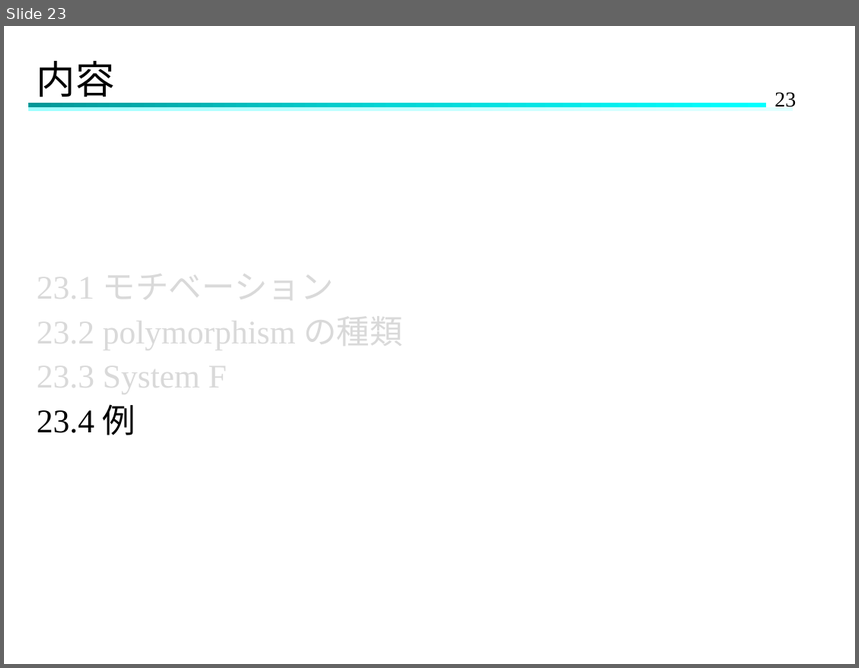
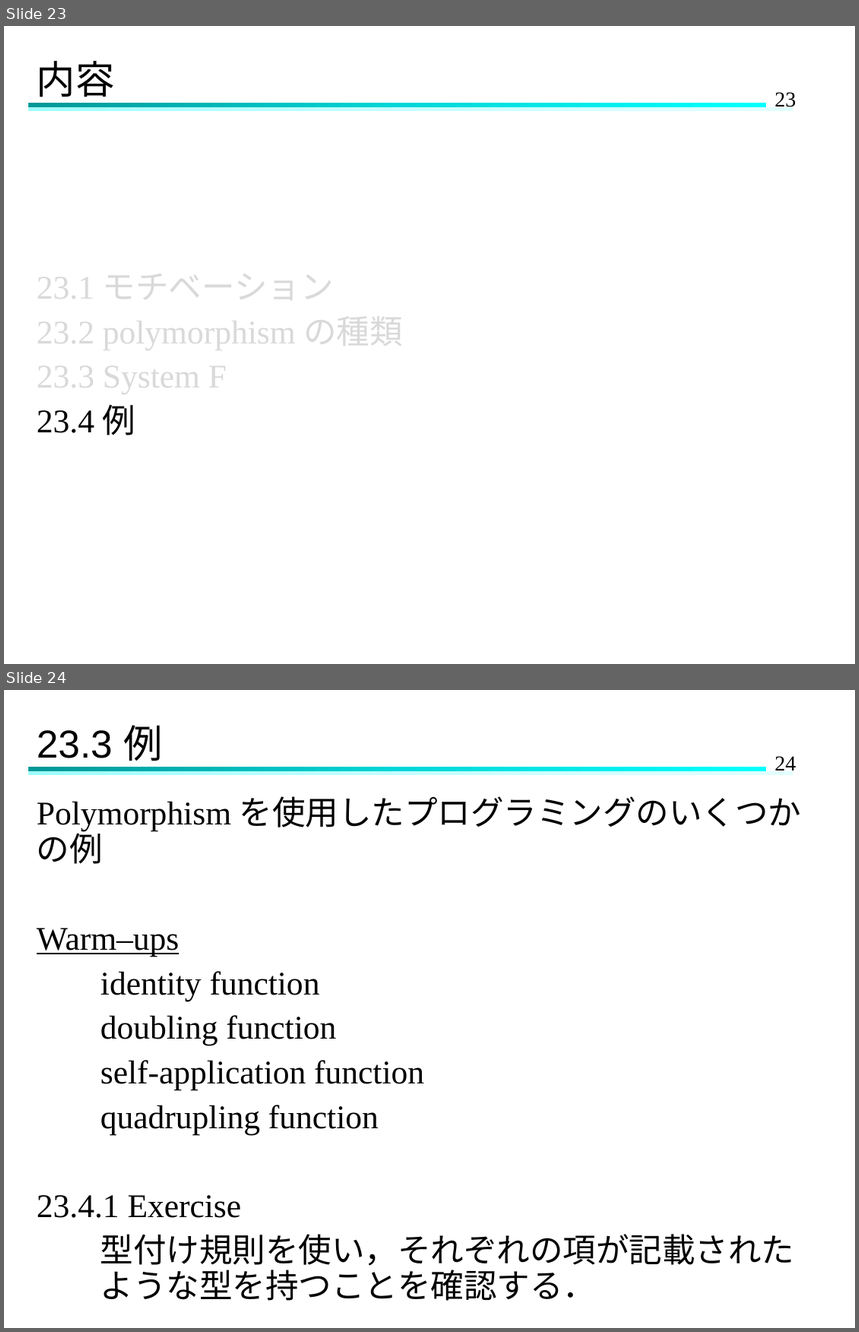
Before and after one commit to Hinata-Mikami/HinataMikami, a slide deck: 研究室関連/TAPL/TAPL-23.pptx. Shown one above the other, each under a label of ours: slide 23 before the commit, slides 23 and 24 after it. The pictures are 859x668 and 859x1332 pixels, drawn with LibreOffice and Linux fonts; fonts in the diff are those of the drawing. Boxes give left, top, right and bottom in pixels: in the first picture for what was removed or moved away, otherwise in the second. Text is boxed around its words. In the diff, an @@ line names an element or a change of style, - is before the commit and + after.

```diff
--- a/研究室関連/TAPL/TAPL-23.pptx
+++ b/研究室関連/TAPL/TAPL-23.pptx
@@ slide 24 added at box(4, 690, 855, 1328), background #FFFFFF; not listed: 3 template elements that a slide beside it also shows @@
@@ title added at box(37, 725, 162, 768), 33 pt, text #000000 @@
+23.3 例
@@ text added at box(37, 796, 801, 1301), 28 pt, text #000000 @@
+Polymorphism を使用したプログラミングのいくつかの例
+Warm–ups
+identity function
+doubling function
+self-application function
+quadrupling function
+23.4.1 Exercise
+型付け規則を使い，それぞれの項が記載された ような型を持つことを確認する．
```
Also in this commit, not shown: 4 slides changed, 15 other slides added.
